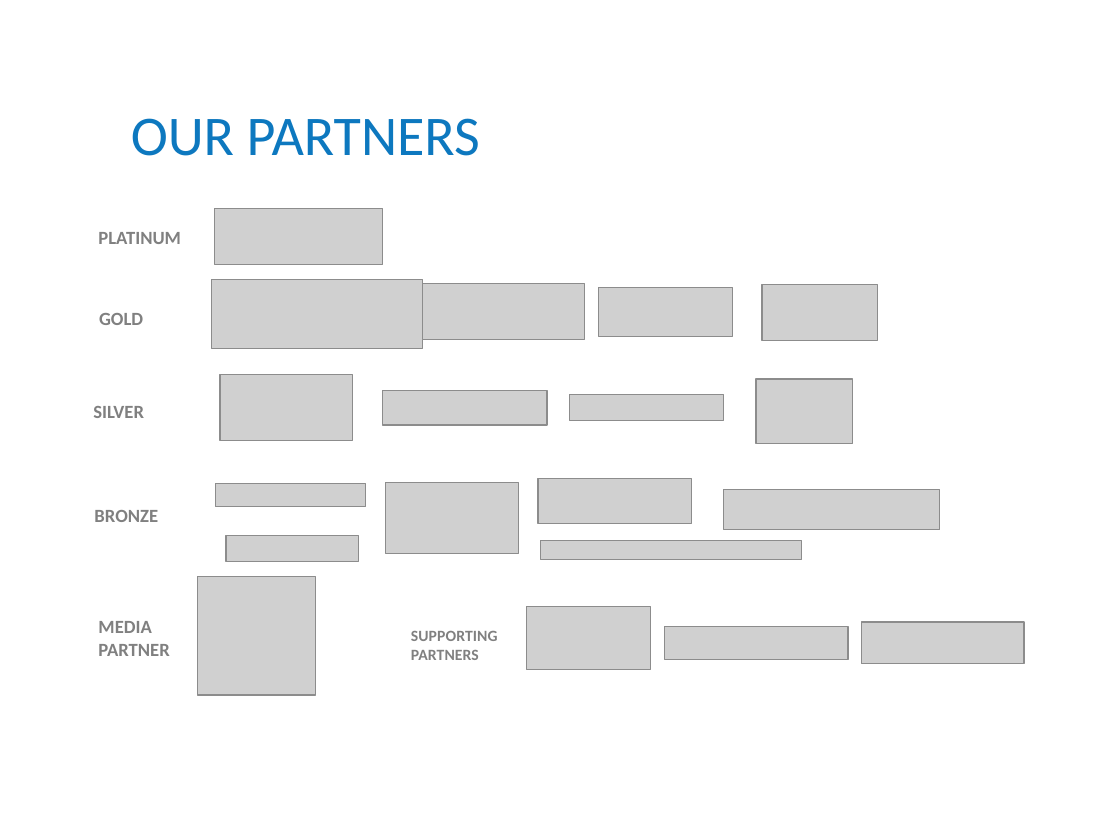
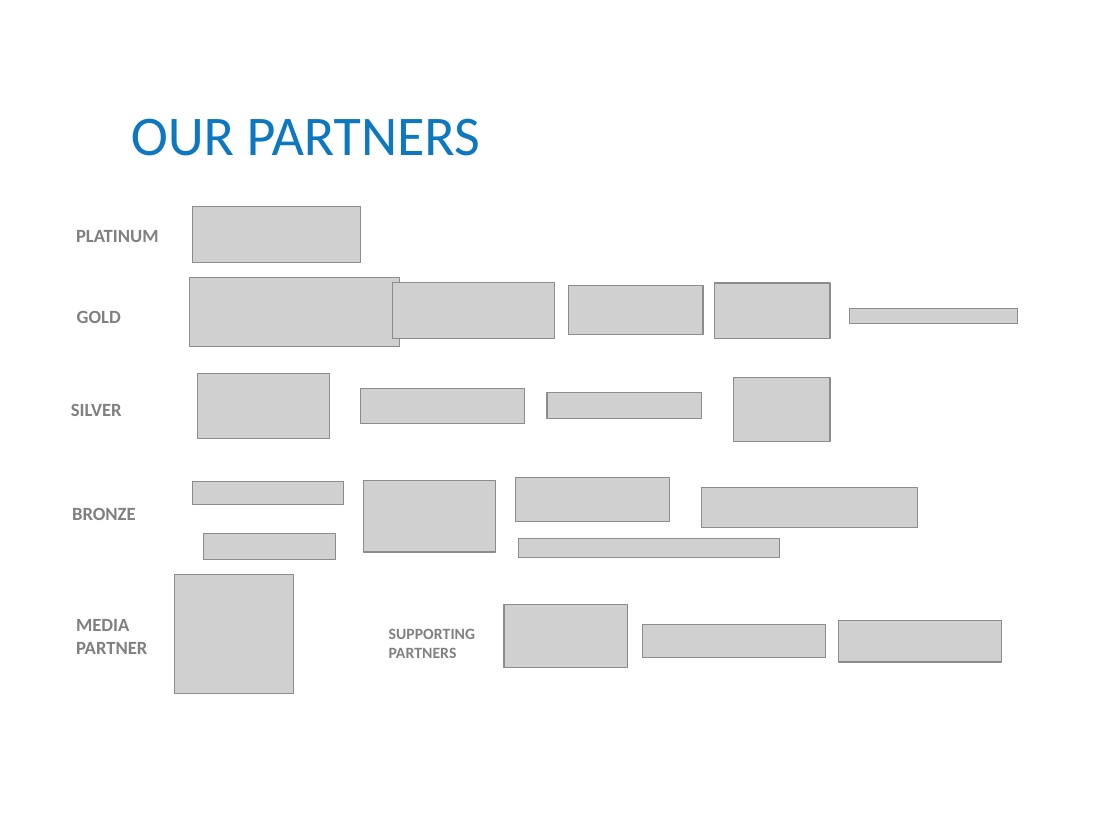
Before and after one commit to codecampmk/codecampmk.github.io, a slide deck: slide 2 of ppt/CodeCamp18_Template.pptx. Drawn at 1120x840 pixels with LibreOffice and Linux fonts; fonts in the diff are those of the drawing; grey boxes stand for pictures; background and template pictures are left out. Boxes give left, top, right and bottom in pixels: in the first picture for what was removed or moved away, otherwise in the second. Text is boxed around its words. In the diff, an @@ line names an element or a change of style, - is before the commit and + after.

Commit message:
PPTx

```diff
--- a/ppt/CodeCamp18_Template.pptx
+++ b/ppt/CodeCamp18_Template.pptx
@@ picture: place and size @@
-picture at bbox=[422, 283, 585, 339]
+picture at bbox=[393, 282, 556, 338]
@@ picture: place and size @@
-picture at bbox=[598, 288, 732, 337]
+picture at bbox=[569, 286, 703, 335]
@@ picture: place and size @@
-picture at bbox=[762, 284, 877, 340]
+picture at bbox=[715, 283, 830, 339]
@@ picture added at bbox=[850, 308, 1018, 324] @@
@@ 11 pictures, 4 texts: place and size @@
-11 pictures, 4 texts at bbox=[94, 208, 1025, 696]
+11 pictures, 4 texts at bbox=[72, 207, 1002, 693]
@@ picture: place and size @@
-picture at bbox=[385, 483, 517, 554]
+picture at bbox=[363, 480, 495, 552]
@@ 4 pictures, 2 texts: place and size @@
-4 pictures, 2 texts at bbox=[93, 279, 940, 660]
+4 pictures, 2 texts at bbox=[71, 278, 917, 658]
```
Also in this commit, not shown: 1 other file.
